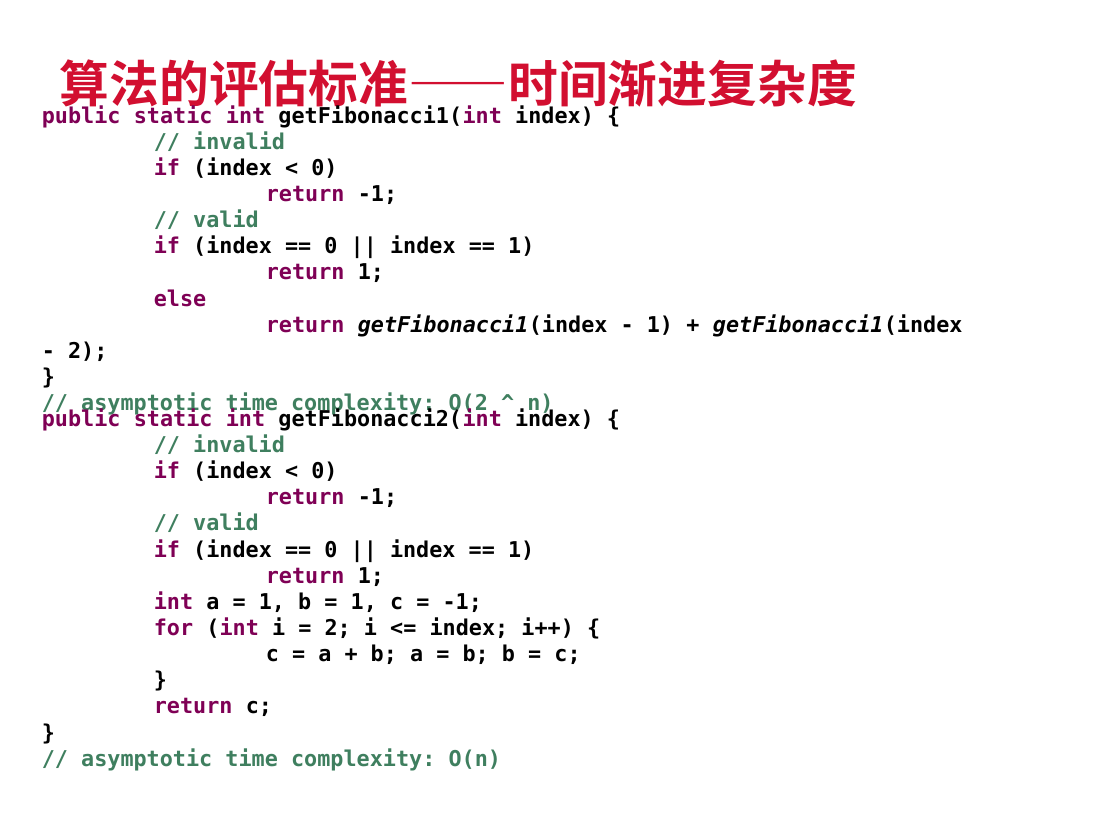
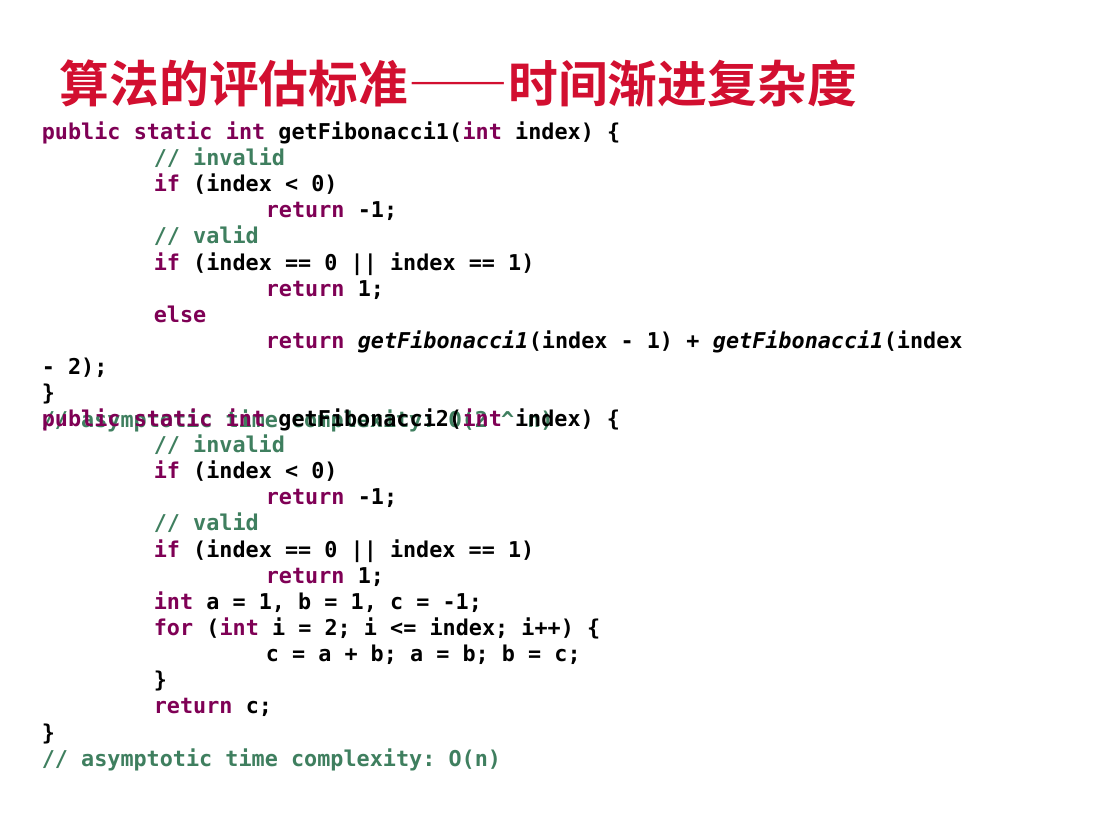
Before and after one commit to SherlockGn/documents, a slide deck: slide 15 of trendmicro template.pptx. Drawn at 1120x840 pixels with LibreOffice and Linux fonts; fonts in the diff are those of the drawing; background and template pictures are left out. Boxes give left, top, right and bottom in pixels: in the first picture for what was removed or moved away, otherwise in the second. Text is boxed around its words. In the diff, an @@ line names an element or a change of style, - is before the commit and + after.

```diff
--- a/trendmicro template.pptx
+++ b/trendmicro template.pptx
@@ text "public static int getFibonacci1(int index) ...": place and size @@
-text "public static int getFibonacci1(int index) ..." at (42,105,963,415)
+text "public static int getFibonacci1(int index) ..." at (42,121,963,432)
```
Also in this commit, not shown: 10 slides added, 4 other files.
